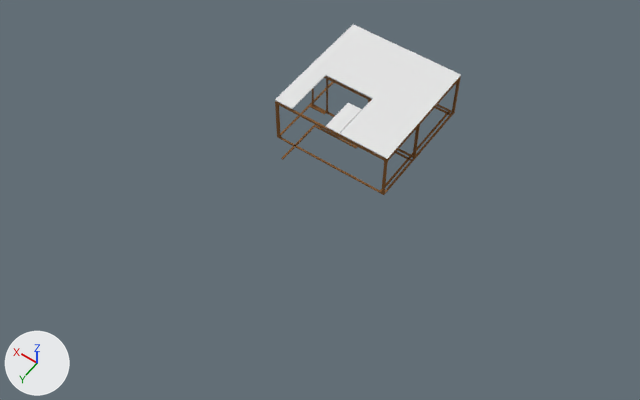
What one commit did to the Blender file projects/blender/bahce/2023ev.blend.
Both versions are drawn from a camera (50 mm lens) standing at (-15.7, 28.5, 33.6) and looking at (-1.7, 9.0, 2.8). Lighting does not change. The marker at lower left points along +X, +Y and +Z.
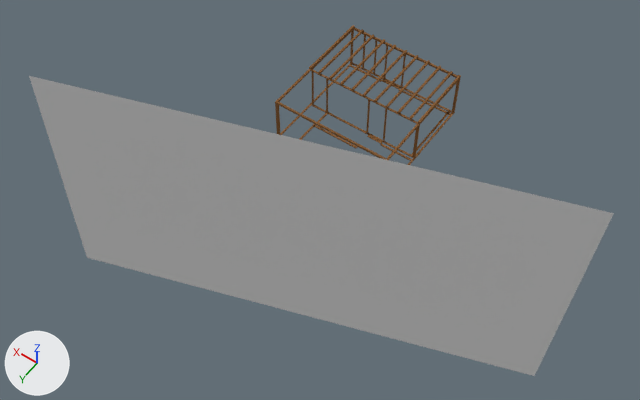
What differs and where, as boxes [x1, y1, x2, y2] in the pictures (640 x 400 px):
'bahcev-IC-olcu', added: after [29, 76, 614, 376]
'Cube.045', hidden: before [309, 24, 461, 122]
'Cube.079', hidden: before [340, 99, 420, 159]
'Cube.080', hidden: before [275, 67, 326, 109]
'Cube.081', hidden: before [325, 103, 362, 134]
'Cube.041', moved, rescaled: before [380, 156, 411, 191]; after [317, 113, 328, 123]

Edits to the bpy script that builds the scene:
```text
Add mat_bahcev_ic_olcu:
    mat_bahcev_ic_olcu = diffuse_material('bahcev-IC-olcu')
    mat_bahcev_ic_olcu.base_color = (0.8, 0.8, 0.8)  # white #e7e7e7
Add me_bahcev_ic_olcu:
    me_bahcev_ic_olcu.from_pydata([(-0.281, -0.5, 0.0), (0.281, -0.5, 0.0), (-0.281, 0.5, 0.0), (0.281, 0.5, 0.0)], [], [(0, 1, 3, 2)])
    me_bahcev_ic_olcu.materials.append(mat_bahcev_ic_olcu)  # its picture is missing
Change ob_cube_041:
    ob_cube_041.location: (-2.9, 2.99, 0.86) -> (2.07, 2.98, 0.86)
    ob_cube_041.scale: (0.05, 1.32, 0.025) -> (0.05, 0.4, 0.025)
Change ob_cube_081:
    ob_cube_081.location: (-0.48, 3.89, 3.46) -> (2.29, 3.89, 3.46)
    add ob_cube_081.hide_set(True)  # its collection is switched off
Change ob_cube_080:
    add ob_cube_080.hide_set(True)  # its collection is switched off
Change ob_cube_079:
    ob_cube_079.scale: (1.29, 1.38, 0.025) -> (1.52, 1.38, 0.025)
    add ob_cube_079.hide_set(True)  # its collection is switched off
Change ob_cube_045:
    add ob_cube_045.hide_set(True)  # its collection is switched off
Add ob_bahcev_ic_olcu:
    ob_bahcev_ic_olcu = bpy.data.objects.new('bahcev-IC-olcu', me_bahcev_ic_olcu)
    ob_bahcev_ic_olcu.location = (-2.7, 11.46, 3.51)
    ob_bahcev_ic_olcu.rotation_euler = (1.571, 1.54, 0.342)  # degrees (90, 88, 20)
    ob_bahcev_ic_olcu.scale = (21.9, 21.9, 21.9)
```
